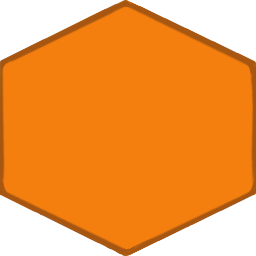
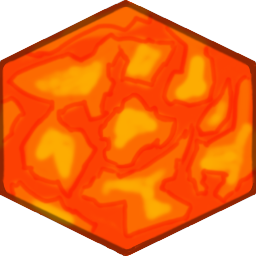
Revision of a layered 256px x 256px image; what changed, layer by layer:
"Paint Layer 5" (1st of 2, in "Group 6"): opacity 32% → 44%, blend normal → darken, painted on it over [0, 0, 256, 256]
added group "Group 16" (multiply, 39%) with 2 layers in group "Group 6" over [0, 0, 256, 256]
added layer "Paint Layer 17" in group "Group 16" over [0, 0, 256, 256]
added layer "Paint Layer 15" (saturation) in group "Group 16" over [0, 0, 256, 256]
added layer "Paint Layer 14" in group "Group 6" over [0, 0, 256, 256]
added layer "Paint Layer 11 (pasted)" in group "Group 6" over [0, 0, 256, 256]
added layer "Paint Layer 12" in group "Group 6" over [0, 0, 256, 256]
painted on "Paint Layer 4" (2nd of 2, in "Group 6") over [0, 0, 256, 256]
